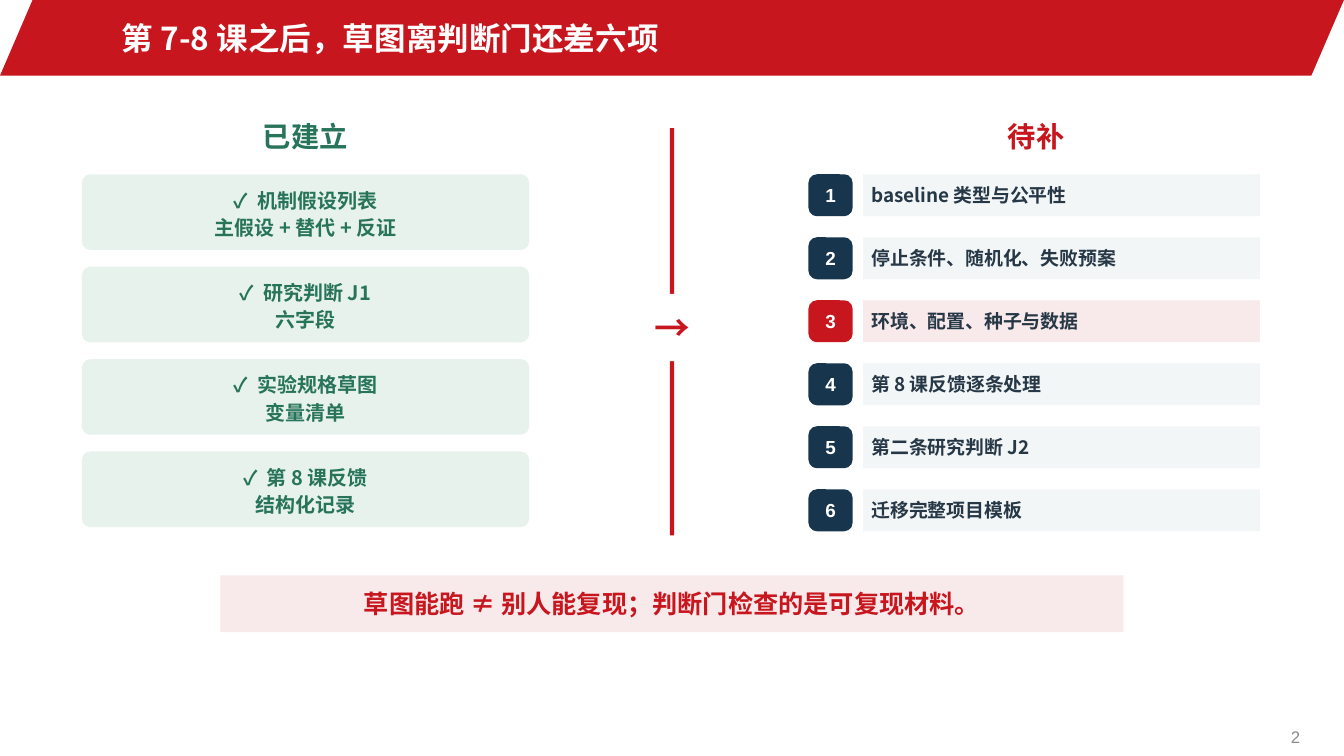
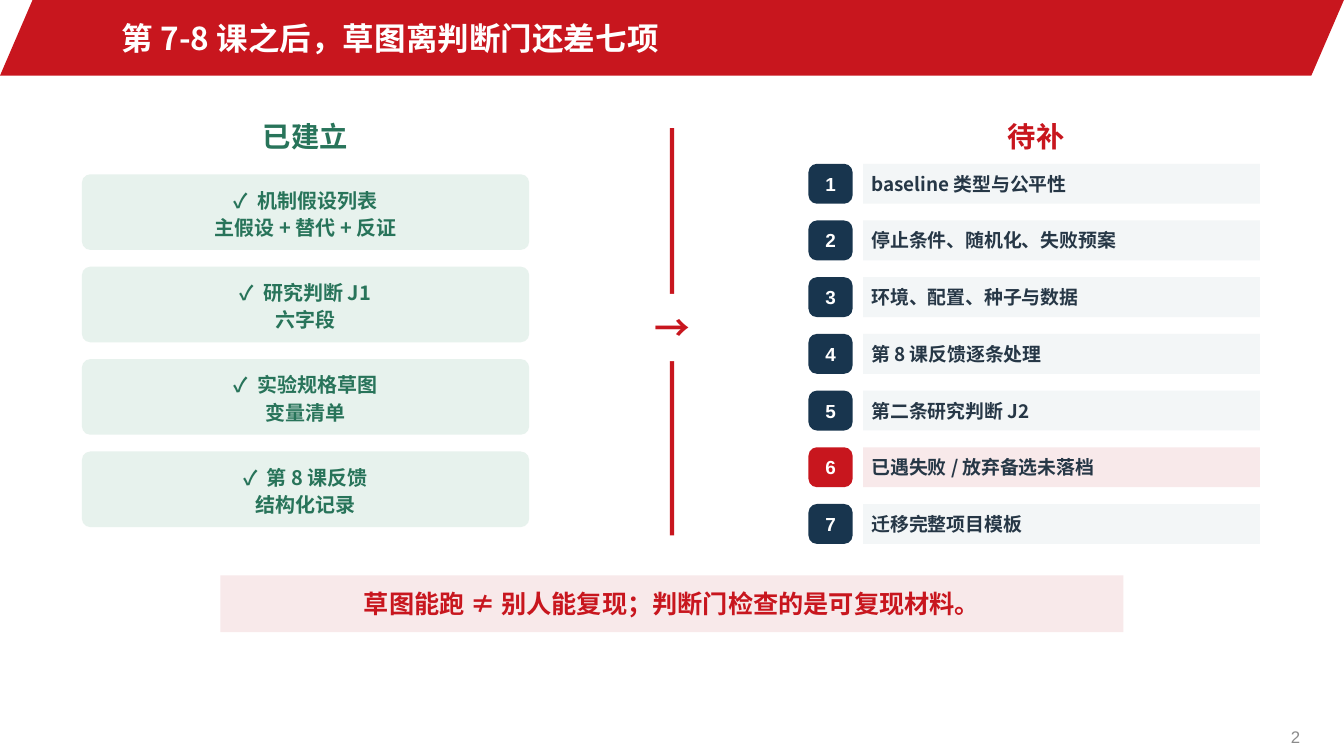
Before and after one commit to jinyh/ai4research, a slide deck: slide 2 of lessons/lesson-09/slides.pptx. Drawn at 1344x756 pixels with LibreOffice and Linux fonts; fonts in the diff are those of the drawing; background and template pictures are left out. Boxes give left, top, right and bottom in pixels: in the first picture for what was removed or moved away, otherwise in the second. Text is boxed around its words. In the diff, an @@ line names an element or a change of style, - is before the commit and + after.

```diff
--- a/lessons/lesson-09/slides.pptx
+++ b/lessons/lesson-09/slides.pptx
@@ text at bbox=[122, 23, 659, 54]: text changed @@
-第 7-8 课之后，草图离判断门还差六项
+第 7-8 课之后，草图离判断门还差七项
@@ rounded rectangle "1": place and size @@
-rounded rectangle "1" at bbox=[809, 174, 853, 217]
+rounded rectangle "1" at bbox=[809, 163, 853, 204]
@@ rectangle "baseline 类型与公平性": place and size @@
-rectangle "baseline 类型与公平性" at bbox=[863, 174, 1260, 217]
+rectangle "baseline 类型与公平性" at bbox=[863, 163, 1260, 204]
@@ rounded rectangle "2": place and size @@
-rounded rectangle "2" at bbox=[809, 237, 853, 279]
+rounded rectangle "2" at bbox=[809, 221, 853, 261]
@@ rectangle "停止条件、随机化、失败预案": place and size @@
-rectangle "停止条件、随机化、失败预案" at bbox=[863, 237, 1260, 279]
+rectangle "停止条件、随机化、失败预案" at bbox=[863, 221, 1260, 261]
@@ rounded rectangle "3": place and size @@
-rounded rectangle "3" at bbox=[809, 300, 853, 343]
+rounded rectangle "3" at bbox=[809, 277, 853, 318]
@@ rounded rectangle "3" at bbox=[809, 277, 853, 318]: fill #C8161E to #18354E; proportions changed @@
@@ rectangle "环境、配置、种子与数据": place and size @@
-rectangle "环境、配置、种子与数据" at bbox=[863, 300, 1260, 343]
+rectangle "环境、配置、种子与数据" at bbox=[863, 277, 1260, 318]
@@ rectangle "环境、配置、种子与数据" at bbox=[863, 277, 1260, 318]: fill #F8E9EA to #F3F6F7 @@
@@ rounded rectangle "4": place and size @@
-rounded rectangle "4" at bbox=[809, 363, 853, 405]
+rounded rectangle "4" at bbox=[809, 334, 853, 374]
@@ rectangle "第 8 课反馈逐条处理": place and size @@
-rectangle "第 8 课反馈逐条处理" at bbox=[863, 363, 1260, 405]
+rectangle "第 8 课反馈逐条处理" at bbox=[863, 334, 1260, 374]
@@ proportions changed in 4 elements at bbox=[809, 163, 853, 204], bbox=[809, 221, 853, 261], bbox=[809, 334, 853, 374], bbox=[809, 391, 853, 432] @@
@@ rounded rectangle "5": place and size @@
-rounded rectangle "5" at bbox=[809, 426, 853, 469]
+rounded rectangle "5" at bbox=[809, 391, 853, 432]
@@ rectangle "第二条研究判断 J2": place and size @@
-rectangle "第二条研究判断 J2" at bbox=[863, 426, 1260, 469]
+rectangle "第二条研究判断 J2" at bbox=[863, 391, 1260, 432]
@@ rounded rectangle "6": place and size @@
-rounded rectangle "6" at bbox=[809, 489, 853, 531]
+rounded rectangle "6" at bbox=[809, 448, 853, 488]
@@ rounded rectangle "6" at bbox=[809, 448, 853, 488]: fill #18354E to #C8161E; proportions changed @@
@@ rectangle added at bbox=[863, 448, 1260, 488], fill #F8E9EA, 13.5 pt, text #263746, bold @@
+已遇失败 / 放弃备选未落档
@@ rounded rectangle added at bbox=[809, 504, 853, 544], fill #18354E, 13.5 pt, text #FFFFFF, bold @@
+7
@@ rectangle "迁移完整项目模板": place and size @@
-rectangle "迁移完整项目模板" at bbox=[863, 489, 1260, 531]
+rectangle "迁移完整项目模板" at bbox=[863, 504, 1260, 544]
```
Also in this commit, not shown: 8 other slides changed, 8 other files.
